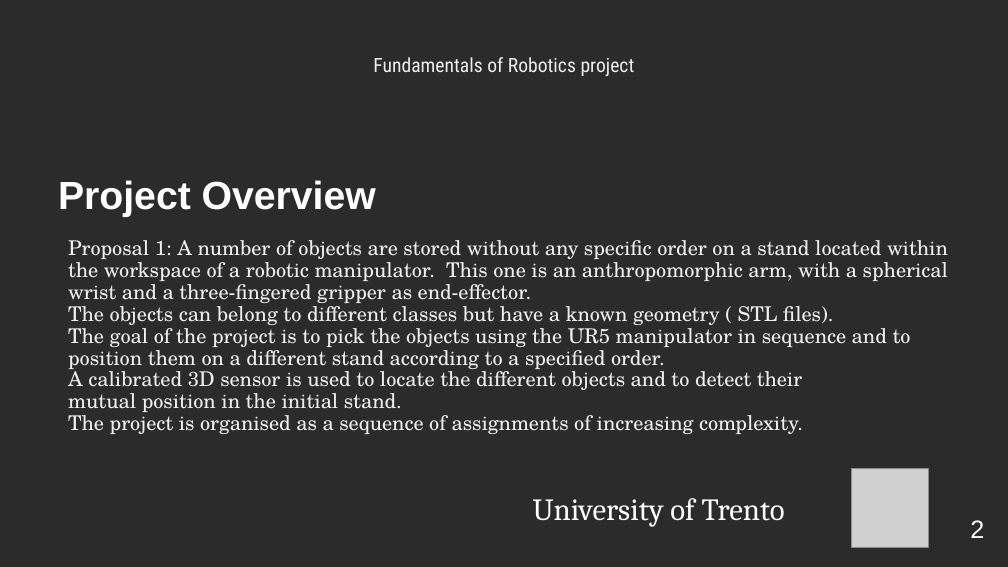
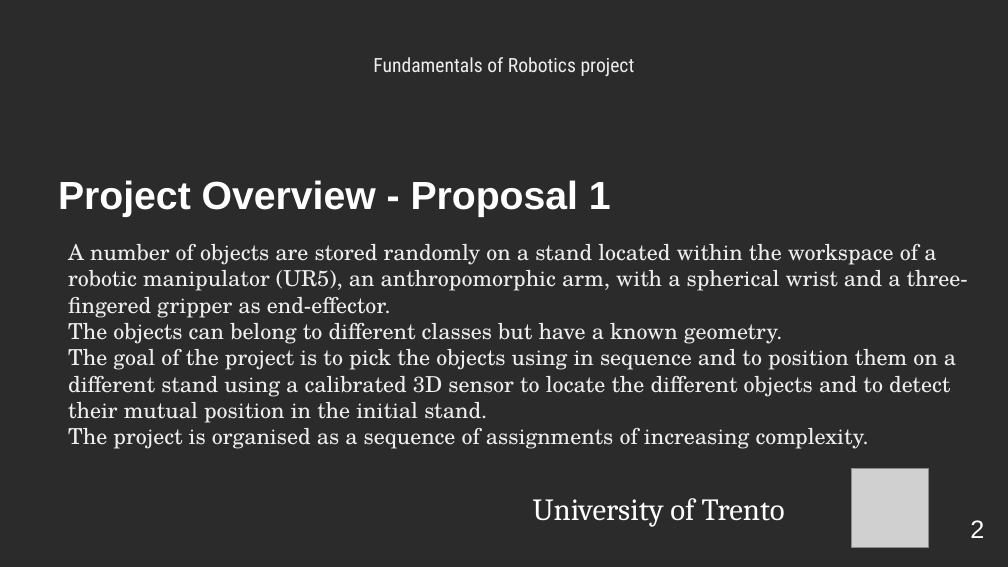
Before and after one commit to LordBions/Robotics_ICE23_UNITN, a slide deck: slide 2 of Documents/Robotics.pptx. Drawn at 1008x567 pixels with LibreOffice and Linux fonts; fonts in the diff are those of the drawing; grey boxes stand for pictures; background and template pictures are left out; a plain dark background stands for a picture behind light text. Boxes give left, top, right and bottom in pixels: in the first picture for what was removed or moved away, otherwise in the second. Text is boxed around its words. In the diff, an @@ line names an element or a change of style, - is before the commit and + after.

```diff
--- a/Documents/Robotics.pptx
+++ b/Documents/Robotics.pptx
@@ text at box(58, 180, 611, 217): text changed @@
-Project Overview
+Project Overview - Proposal 1
@@ subtitle at box(68, 244, 968, 449): text changed; size 14.4 to 15.7 pt @@
-Proposal 1: A number of objects are stored without any specific order on a stand located within the workspace of a robotic manipulator. This one is an anthropomorphic arm, with a spherical wrist and a three-fingered gripper as end-effector.
-The objects can belong to different classes but have a known geometry ( STL files).
-The goal of the project is to pick the objects using the UR5 manipulator in sequence and to position them on a different stand according to a specified order.
-A calibrated 3D sensor is used to locate the different objects and to detect their
-mutual position in the initial stand.
-The project is organised as a sequence of assignments of increasing complexity.
+A number of objects are stored randomly on a stand located within the workspace of a robotic manipulator (UR5), an anthropomorphic arm, with a spherical wrist and a three-fingered gripper as end-effector.
+The objects can belong to different classes but have a known geometry.
+The goal of the project is to pick the objects using in sequence and to position them on a different stand using a calibrated 3D sensor to locate the different objects and to detect their mutual position in the initial stand.
+The project is organised as a sequence of assignments of increasing complexity.
```
Also in this commit, not shown: 15 other slides changed, 4 slides added, 6 other files.
